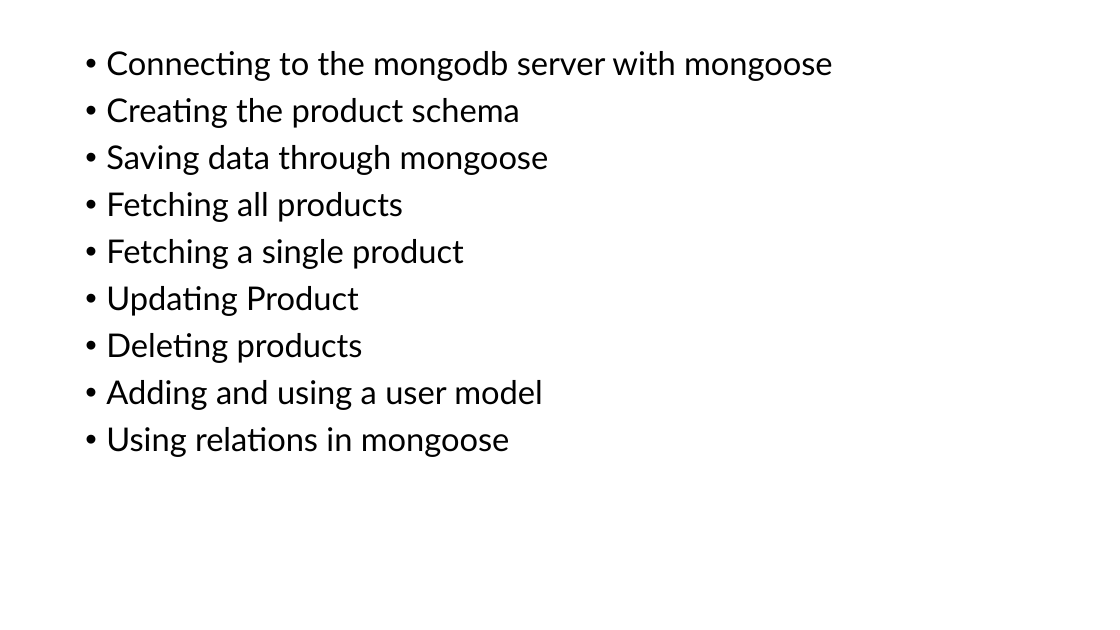
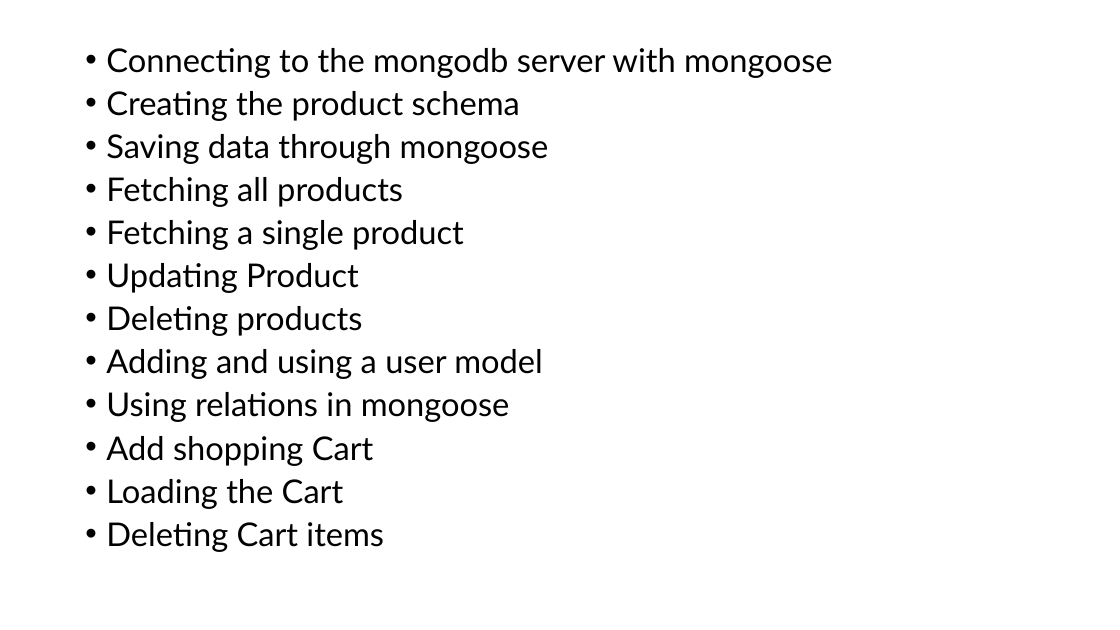
Before and after one commit to PiyushChaturvedii/Batch05, a slide deck: slide 76 of node/Nodejs.pptx. Drawn at 1120x630 pixels with LibreOffice and Linux fonts; fonts in the diff are those of the drawing. Boxes give left, top, right and bottom in pixels: in the first picture for what was removed or moved away, otherwise in the second. Text is boxed around its words. In the diff, an @@ line names an element or a change of style, - is before the commit and + after.

Commit message:
cart

```diff
--- a/node/Nodejs.pptx
+++ b/node/Nodejs.pptx
@@ text at [106,48,833,422]: line spacing 0.9 to 0.8 @@
@@ text at [106,436,384,552]: paragraphs added @@
+• Add shopping Cart
+• Loading the Cart
+• Deleting Cart items
```
Also in this commit, not shown: 42 other files.
